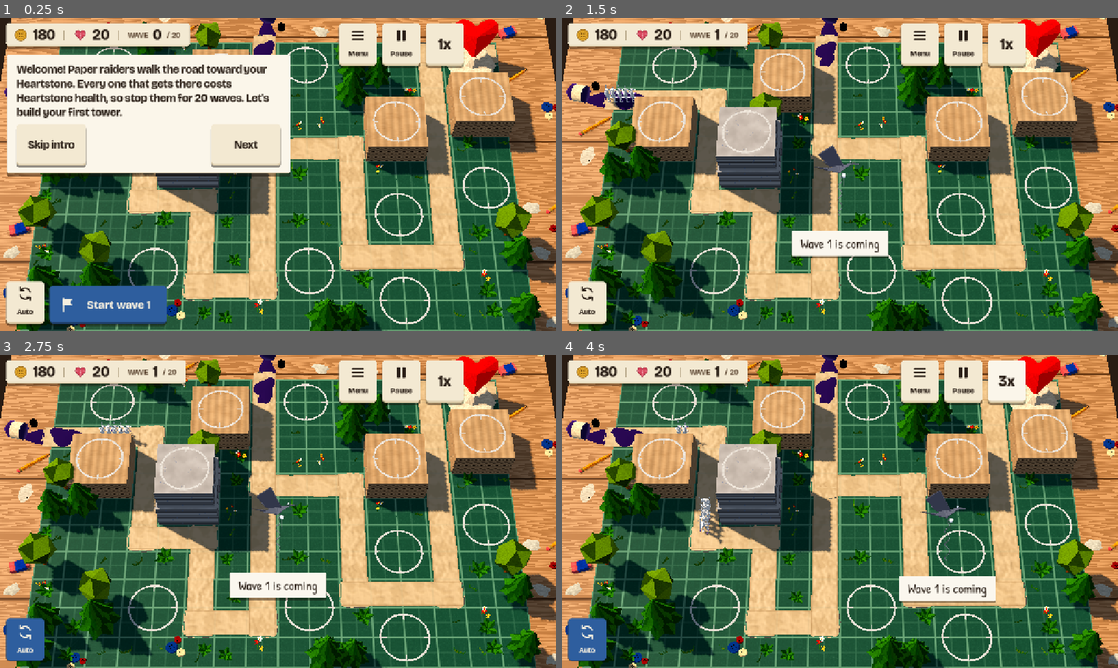
Above: before the commit, frames 1-4 (two rows, left to right).
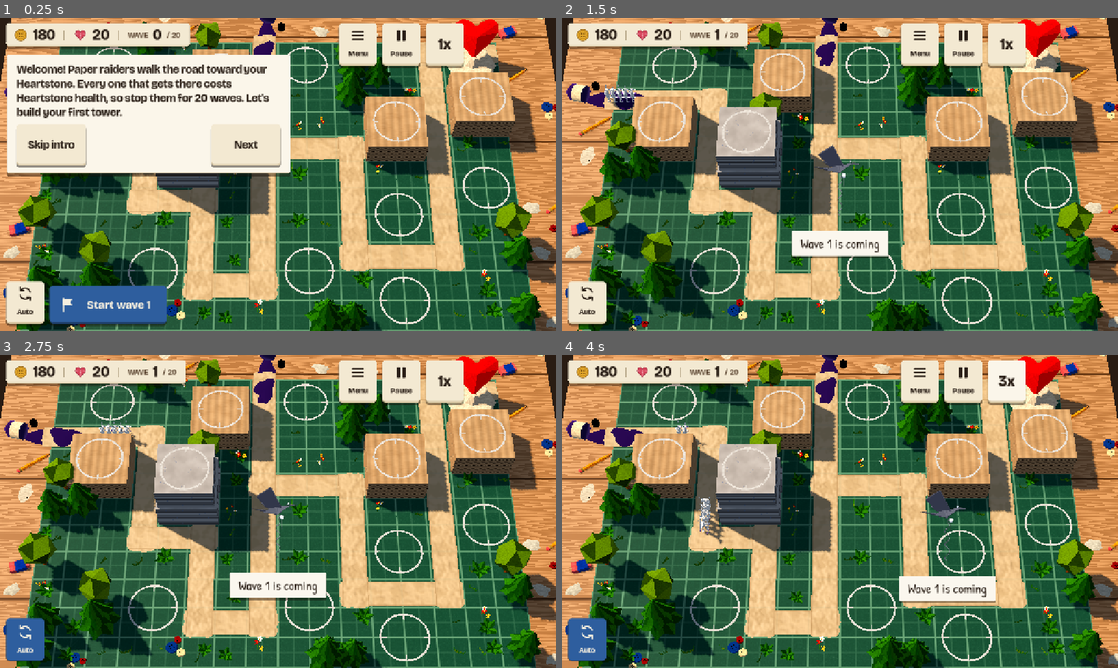
Above: after the commit, the same moments.

Repository: juanpalopez/psychic-bassoon
Game: Godot game, scene res://main.tscn
The game is run twice, just before and just after one commit, with the same random seed, the same clock (stepped at 60 frames per second) and the same inputs.
Inputs:
- Up to frame 1 (0.25 s): no input
- Up to frame 2 (1.5 s): click "Start wave 1" at 0.5 s; click "Skip intro" at 1.25 s
- Up to frame 3 (2.75 s): click "Auto" at 2 s
- Up to frame 4 (4 s): click "1x" at 2.75 s; click "2x" at 3.5 s

The runs differ from the first frame. In frame 1, 0.3% of the frame differs, in the area x 23-90%, y 5-91%; in frame 2, 0.3%, in the area x 7-90%, y 5-91%; in frame 3, 0.3%; in frame 4, 0.3%.

Commit message:
fix(render): wind torn tape ends with the strip and layer overlaps
Address the delta review on #292:
- torn ends are a row of quads wound to match their strip, so the far
  end no longer faces down and shades dark under cull_disabled
- each strip takes a height no strip under or next to it uses (four
  layers, all under the road height), so a branch never z-fights the
  road it joins
- tests check every tape triangle winds the same way and no two
  overlapping strips share a height; both fail on the previous commit
- CLAUDE.md, PLAN.md and the lesson say shared road is taped once

Co-Authored-By: Claude Opus 5.5 <noreply@anthropic.com>
Claude-Session: https://claude.ai/code/session_01Sz86dVkFgcmfUpmh5hksT1

Diff:
--- a/godot/render/tape_builder.gd
+++ b/godot/render/tape_builder.gd
@@ -2,8 +2,9 @@
 ## route has taped gets strips, one per straight run, from the taped cell before it (where it
 ## leaves a road) to the taped cell after it (where it joins one), so a feeder and a detour
 ## both get tape. Strips run a little past their ends so they overlap at the corners, and
-## have torn ends and a slight wobble taken from CellHash. UV.x runs along a strip in
-## metres, UV.y across it from 0 to 1.
+## have torn ends and a slight wobble taken from CellHash. Strips that overlap lie at
+## different heights so they never z-fight. UV.x runs along a strip in metres, UV.y across
+## it from 0 to 1. Every triangle faces up with the same winding.
 class_name TapeBuilder
 extends RefCounted
 
@@ -12,7 +13,7 @@
 ## under Board.ROAD_HEIGHT. A step is a few depth-buffer steps at the camera's distance.
 const HEIGHT := 0.004
 const STEP := 0.0018
-const LAYERS := 3
+const LAYERS := 4
 ## How far a strip runs past its last cell, and back from a road's first cell into the ink.
 const OVERRUN := 0.46
 const LEAD_IN := 0.8
@@ -21,6 +22,8 @@
 ## The tape for `routes` (lists of cells) on the board of `map_seed`.
 static func build(routes: Array, map_seed: int) -> ArrayMesh:
 	var taped := {}
+	## The layers of the strips lying over each cell (or reaching into it).
+	var layers := {}
 	var surface := SurfaceTool.new()
 	surface.begin(Mesh.PRIMITIVE_TRIANGLES)
 	var strip := 0
@@ -38,12 +41,47 @@
 				cells.append(route[k])
 			for run in runs(cells):
 				var lead := LEAD_IN if first == 0 and run[0] == 0 else OVERRUN
-				_strip(surface, cells[run[0]], cells[run[1]], lead, strip, map_seed)
+				var from: Vector2i = cells[run[0]]
+				var to: Vector2i = cells[run[1]]
+				var under := _reach(from, to)
+				var layer := _free_layer(layers, under, strip)
+				for cell in under:
+					var here: Array = layers.get(cell, [])
+					here.append(layer)
+					layers[cell] = here
+				_strip(surface, from, to, lead, strip, layer, map_seed)
 				strip += 1
 		for cell in route:
 			taped[cell] = true
 	surface.generate_tangents()
 	return surface.commit()
+
+
+## The cells a strip from `from` to `to` covers, with the cell past each end its overrun
+## reaches into.
+static func _reach(from: Vector2i, to: Vector2i) -> Array[Vector2i]:
+	var step := Vector2i(signi(to.x - from.x), signi(to.y - from.y))
+	var cells: Array[Vector2i] = [from - step]
+	var cell := from
+	while cell != to:
+		cells.append(cell)
+		cell += step
+	cells.append(to)
+	cells.append(to + step)
+	return cells
+
+
+## A layer no strip over `cells` uses, trying `strip`'s own layer first so neighbours vary.
+static func _free_layer(layers: Dictionary, cells: Array[Vector2i], strip: int) -> int:
+	var used := {}
+	for cell in cells:
+		for layer in layers.get(cell, []):
+			used[layer] = true
+	for k in LAYERS:
+		var layer := (strip + k) % LAYERS
+		if not used.has(layer):
+			return layer
+	return strip % LAYERS
 
 
 ## The straight runs of a list of cells, as [first index, last index] pairs; a corner cell
@@ -60,7 +98,13 @@
 
 
 static func _strip(
-	surface: SurfaceTool, from: Vector2i, to: Vector2i, lead: float, index: int, map_seed: int
+	surface: SurfaceTool,
+	from: Vector2i,
+	to: Vector2i,
+	lead: float,
+	index: int,
+	layer: int,
+	map_seed: int
 ) -> void:
 	var start := BoardSpace.cell_to_world(from.x, from.y)
 	var end := BoardSpace.cell_to_world(to.x, to.y)
@@ -69,7 +113,7 @@
 	end += along * OVERRUN
 	var across := along.cross(Vector3.UP)
 	var half := WIDTH / 2.0
-	var y := HEIGHT + STEP * float(index % LAYERS)
+	var y := HEIGHT + STEP * float(layer)
 	var length := start.distance_to(end)
 	var steps := maxi(1, int(ceil(length / 0.5)))
 	var u0 := CellHash.of(from.x, from.y, map_seed, index) * 9.0
@@ -82,8 +126,10 @@
 		rows.append([centre + across * left, centre - across * right, u0 + length * t])
 	for k in steps:
 		_quad(surface, rows[k], rows[k + 1], y)
-	_torn_end(surface, rows[0], -along, along, y, index + map_seed * 7, 3)
-	_torn_end(surface, rows[steps], along, along, y, index + map_seed * 7, 4)
+	var p: Array = [rows[0][0], rows[0][1], rows[1][1]]
+	var facing := signf((p[1] - p[0]).cross(p[2] - p[0]).y)
+	_torn_end(surface, rows[0], -along, along, y, facing, index + map_seed * 7, 3)
+	_torn_end(surface, rows[steps], along, along, y, facing, index + map_seed * 7, 4)
 
 
 static func _quad(surface: SurfaceTool, a: Array, b: Array, y: float) -> void:
@@ -93,26 +139,57 @@
 		_vertex(surface, points[i], uvs[i], y)
 
 
-## A torn end on a strip's edge row: a fan of five ragged points pushed out along `out`. The
-## UVs follow the points along the strip (`forward`), so the fan has real tangents.
+## A torn end on a strip's edge row: five ragged points pushed out along `out`, joined to
+## the edge by a row of quads so no triangle folds over. Each triangle is wound to match
+## `facing` (the sign of the strip's own normal.y), so both ends face the way the strip does.
+## The UVs follow the points along the strip (`forward`), so the end has real tangents.
 static func _torn_end(
-	surface: SurfaceTool, edge: Array, out: Vector3, forward: Vector3, y: float, key: int, salt: int
+	surface: SurfaceTool,
+	edge: Array,
+	out: Vector3,
+	forward: Vector3,
+	y: float,
+	facing: float,
+	key: int,
+	salt: int
 ) -> void:
 	var left: Vector3 = edge[0]
 	var right: Vector3 = edge[1]
-	var u: float = edge[2]
 	var middle := (left + right) / 2.0
-	var centre := middle + out * 0.03
-	var fringe: Array[Vector3] = [left]
-	for j in range(1, 6):
-		var t := float(j) / 6.0
-		fringe.append(left.lerp(right, t) + out * (0.015 + CellHash.of(key, j, salt, 5) * 0.06))
-	fringe.append(right)
-	for j in fringe.size() - 1:
-		for point: Vector3 in [centre, fringe[j], fringe[j + 1]]:
-			var v := 1.0 - (point - left).dot((right - left).normalized()) / WIDTH
-			var uv := Vector2(u + (point - middle).dot(forward), clampf(v, 0.0, 1.0))
-			_vertex(surface, point, uv, y)
+	var inner: Array[Vector3] = []
+	var outer: Array[Vector3] = []
+	for j in 7:
+		var on_edge := left.lerp(right, float(j) / 6.0)
+		inner.append(on_edge)
+		var reach := 0.0 if j == 0 or j == 6 else 0.015 + CellHash.of(key, j, salt, 5) * 0.06
+		outer.append(on_edge + out * reach)
+	for j in 6:
+		_end_triangle(
+			surface, [inner[j], inner[j + 1], outer[j + 1]], edge, middle, forward, y, facing
+		)
+		_end_triangle(surface, [inner[j], outer[j + 1], outer[j]], edge, middle, forward, y, facing)
+
+
+static func _end_triangle(
+	surface: SurfaceTool,
+	points: Array,
+	edge: Array,
+	middle: Vector3,
+	forward: Vector3,
+	y: float,
+	facing: float
+) -> void:
+	var normal: Vector3 = (points[1] - points[0]).cross(points[2] - points[0])
+	if absf(normal.y) < 1e-8:
+		return
+	if signf(normal.y) != facing:
+		points = [points[0], points[2], points[1]]
+	var left: Vector3 = edge[0]
+	var across: Vector3 = (edge[1] - left).normalized()
+	for point: Vector3 in points:
+		var v := 1.0 - (point - left).dot(across) / WIDTH
+		var uv := Vector2(edge[2] + (point - middle).dot(forward), clampf(v, 0.0, 1.0))
+		_vertex(surface, point, uv, y)
 
 
 static func _vertex(surface: SurfaceTool, point: Vector3, uv: Vector2, y: float) -> void:
--- a/godot/tests/render/test_board_paper.gd
+++ b/godot/tests/render/test_board_paper.gd
@@ -85,6 +85,54 @@
 		if checked == 3:
 			break
 	assert_gt(checked, 0, "found a map whose detour starts on the main road")
+
+
+func test_every_tape_triangle_faces_up_the_same_way() -> void:
+	for map in _tape_maps():
+		var faces: PackedVector3Array = TapeBuilder.build(map[1].routes, map[0]).get_faces()
+		var signs := {}
+		for i in range(0, faces.size(), 3):
+			var normal := (faces[i + 1] - faces[i]).cross(faces[i + 2] - faces[i])
+			signs[signf(normal.y)] = true
+		assert_eq(signs.keys(), [signs.keys()[0]], "seed %d winds both ways" % map[0])
+		assert_false(signs.has(0.0), "seed %d has a flat-on-edge triangle" % map[0])
+
+
+func test_overlapping_tape_strips_never_share_a_height() -> void:
+	for map in _tape_maps():
+		var faces: PackedVector3Array = TapeBuilder.build(map[1].routes, map[0]).get_faces()
+		var fights: Array[Vector2] = []
+		for route in map[1].routes:
+			for cell: Vector2i in route:
+				var centre := BoardSpace.cell_to_world(cell.x, cell.y)
+				for dx in [-0.41, -0.207, 0.013, 0.229, 0.437]:
+					for dz in [-0.43, -0.211, 0.017, 0.233, 0.419]:
+						var point := Vector2(centre.x + dx, centre.z + dz)
+						var heights := {}
+						for i in range(0, faces.size(), 3):
+							var a := Vector2(faces[i].x, faces[i].z)
+							var b := Vector2(faces[i + 1].x, faces[i + 1].z)
+							var c := Vector2(faces[i + 2].x, faces[i + 2].z)
+							if Geometry2D.point_is_inside_triangle(point, a, b, c):
+								var y := snappedf(faces[i].y, 1e-5)
+								if heights.has(y):
+									fights.append(point)
+								heights[y] = true
+		assert_eq(fights, [] as Array[Vector2], "seed %d z-fights" % map[0])
+
+
+## Seeds and maps to check the tape on: the three usual boards and up to three with a detour.
+func _tape_maps() -> Array:
+	var maps := []
+	for map_seed in [1, 7920, 15839]:
+		maps.append([map_seed, MapGen.generate(map_seed, RULES.GRID_COLS, RULES.GRID_ROWS)])
+	var detours := 0
+	for map_seed in range(1, 40):
+		var map := MapGen.generate(map_seed, RULES.GRID_COLS, RULES.GRID_ROWS, true)
+		if map.routes.size() >= 2 and detours < 3:
+			maps.append([map_seed, map])
+			detours += 1
+	return maps
 
 
 func test_the_tape_lies_on_the_mat_under_the_road_height() -> void:
Not shown, changed: CLAUDE.md
Not shown, changed: docs/PLAN.md
Not shown, changed: docs/lessons/2026-10-17-papercraft-board-look.md
